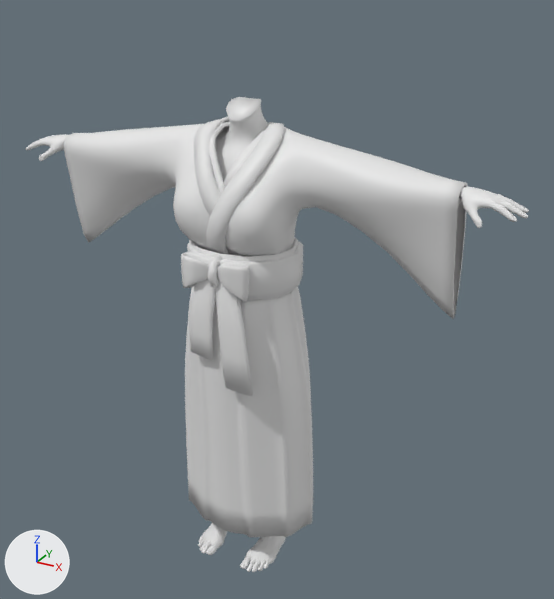
A saved change to the FBX model Assets/Models/キャラクター/首無し巫女/首無し巫女ForUnity.fbx.
Rendered twice from a 50 mm lens placed at (1.065, -1.79, 1.753), pointed at (0.068, 0.022, 0.847). Every picture has the same lights, and +X, +Y and +Z are marked at lower left. The first picture is the older version. Where no turn or scale is listed for an object, it has been applied to the vertices.

In view in the first picture: 'Human', '立方体.002'.
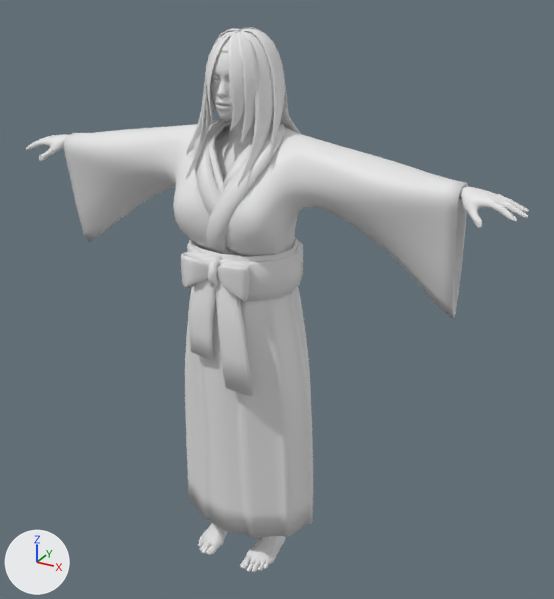
Changed parts and their boxes [x1, y1, x2, y2] in the pictures (554 x 599 px):
'立方体.002', reshaped
    before: [64, 116, 468, 537]
    after: [64, 119, 468, 537]
'NURBSパス.001', added
    after: [186, 27, 301, 187]
'Human', reshaped (9% taller)
    before: [25, 97, 529, 572]
    after: [25, 53, 529, 572]
'球', added (mostly hidden)
    after: [212, 77, 219, 80]
part 1 of me_base_001, built on
    before: [226, 97, 261, 126]
    after: [210, 53, 245, 255]
part 2 of me_立方体_005, built on (mostly hidden)
    after: [220, 126, 467, 317]

Edits to the bpy script that builds the scene:
```text
Add mat_首無し巫女_目:
    mat_首無し巫女_目 = principled_material('首無し巫女 目')
    mat_首無し巫女_目.base_color = (0.8, 0.8, 0.8)  # white #e7e7e7
Add mat_首なし巫女_髪:
    mat_首なし巫女_髪 = principled_material('首なし巫女 髪')
    mat_首なし巫女_髪.base_color = (0.8, 0.8, 0.8)  # white #e7e7e7
Change me_立方体_005:
    used by ob_立方体_002; location = (0.0, -0.222, 0.978)
    remove me_立方体_005.from_pydata(...)  # 4316 vertices, 4202 faces; spans x -0.606..0.606, y -0.006..0.355, z -0.853..0.395
    add me_立方体_005.from_pydata(...)  # 5188 vertices, 5186 faces; spans x -0.606..0.606, y -0.006..0.355, z -0.853..0.395
    me_立方体_005 part 2: 143 vertices moved from x -0.578..0.359, y 0.151..0.247, z 0.187..0.34 to x -0.578..0.359, y 0.151..0.247, z 0.185..0.338; 57 vertices removed from x 0.29..0.578, y 0.151..0.247, z 0.187..0.34; 929 vertices added at x -0.575..0.578, y 0.026..0.299, z -0.03..0.368
Change me_base_001:
    used by ob_human; location = (0.0, 0.0, 0.0)
    remove me_base_001.from_pydata(...)  # 6712 vertices, 6598 faces; spans x -0.76..0.76, y -0.2..0.06, z -0.01..1.42
    add me_base_001.from_pydata(...)  # 13375 vertices, 13367 faces; spans x -0.76..0.76, y -0.2..0.1, z -0.01..1.59
    me_base_001 part 1: 4 vertices moved within x -0.02..0.02, y -0.07, z 1.38; 19 vertices removed from x -0.13..0.13, y -0.14..-0.12, z 1.19..1.21; 6682 vertices added at x -0.56..0.56, y -0.15..0.1, z 0.41..1.59
Add me_球_001:
    me_球_001.from_pydata(...)  # a UV sphere (10 segments, 10 rings, poles along y) spanning x -95.0..95.0, y -100.0..100.0, z -100.0..100.0; a UV sphere (10 segments, 10 rings, poles along y) spanning x 271.0..462.0, y -100.0..100.0, z -100.0..100.0
    me_球_001.materials.append(mat_首無し巫女_目)  # white #e7e7e7
Add me_nurbsパス_013:
    me_nurbsパス_013.from_pydata(...)  # 4104 vertices, 3938 faces; spans x -0.338..0.047, y -0.216..0.13, z -0.451..0.014
    me_nurbsパス_013.materials.append(mat_首なし巫女_髪)  # its picture is missing
Add ob_球:
    ob_球 = bpy.data.objects.new('球', me_球_001)
    ob_球.location = (0.032, -0.104, 1.485)
    ob_球.rotation_euler = (3.142, 0.0, 0.0)  # degrees (180, 0, 0)
    ob_球.scale = (-0.000174, -0.000174, -0.000174)
Add ob_nurbsパス_001:
    ob_nurbsパス_001 = bpy.data.objects.new('NURBSパス.001', me_nurbsパス_013)
    ob_nurbsパス_001.location = (0.145, 0.017, 1.589)
```
